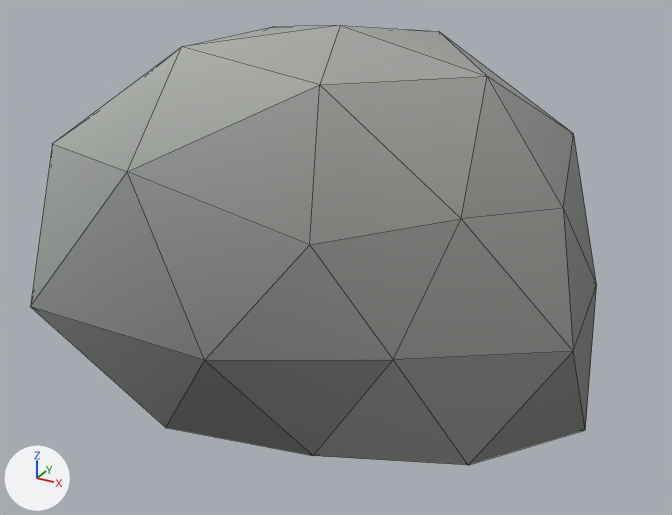
Before and after pictures for a commit that changed the Blender file asset_sources/blender/flora/rock_s.blend.
Rendered twice from a 50 mm camera at (0.6, -1.102, 0.764) aimed at (-0.001, -0.01, 0.219). Arrows for +X, +Y and +Z are at lower left; the lights stay in place. The picture after the commit comes second. Mesh edges are drawn as thin lines.

The first picture shows 'rock_s'.
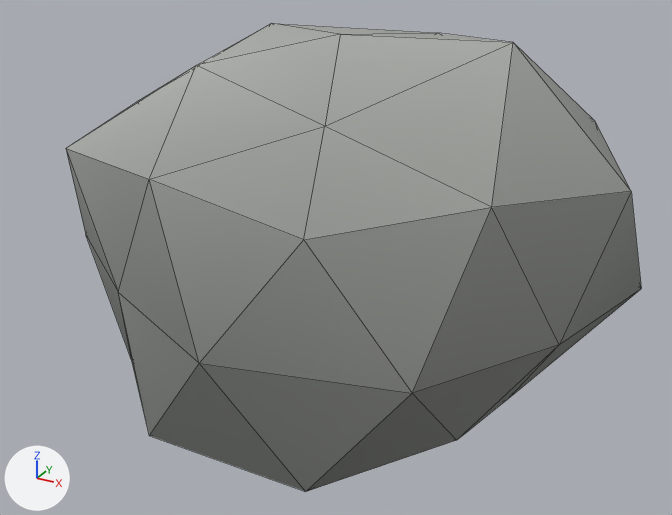
Where the change shows, as pixel boxes [x1, y1, x2, y2] in the pictures (672 x 515 px):
'rock_s', reshaped (6% taller)
    before: [30, 25, 597, 465]
    after: [66, 24, 641, 491]

What changed in the scene script:
```text
Change me_icosphere:
    used by ob_rock_s; location = (0.0, 0.0, 0.0)
    remove me_icosphere.from_pydata(...)  # 42 vertices, 80 faces; spans x -0.459..0.382, y -0.334..0.313, z 0.0..0.55
    add me_icosphere.from_pydata(...)  # 42 vertices, 80 faces; spans x -0.394..0.41, y -0.345..0.355, z 0.0..0.549
    me_icosphere part 1: 41 of 42 vertices moved; they spanned x -0.459..0.382, y -0.334..0.313, z 0.004..0.55 and now span x -0.394..0.41, y -0.345..0.355, z 0.008..0.549; mean shift (0.007, 0.006, 0.002); largest move (-0.285, -0.33, 0.21) -> (-0.211, -0.243, 0.212)
```
